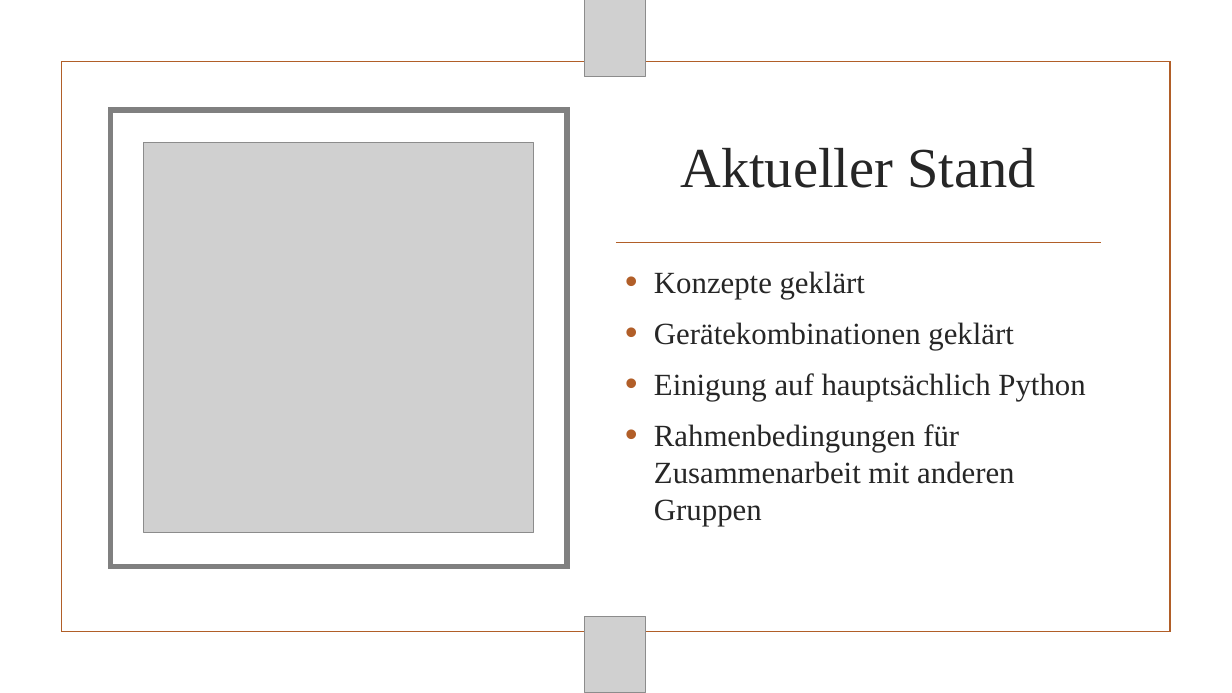
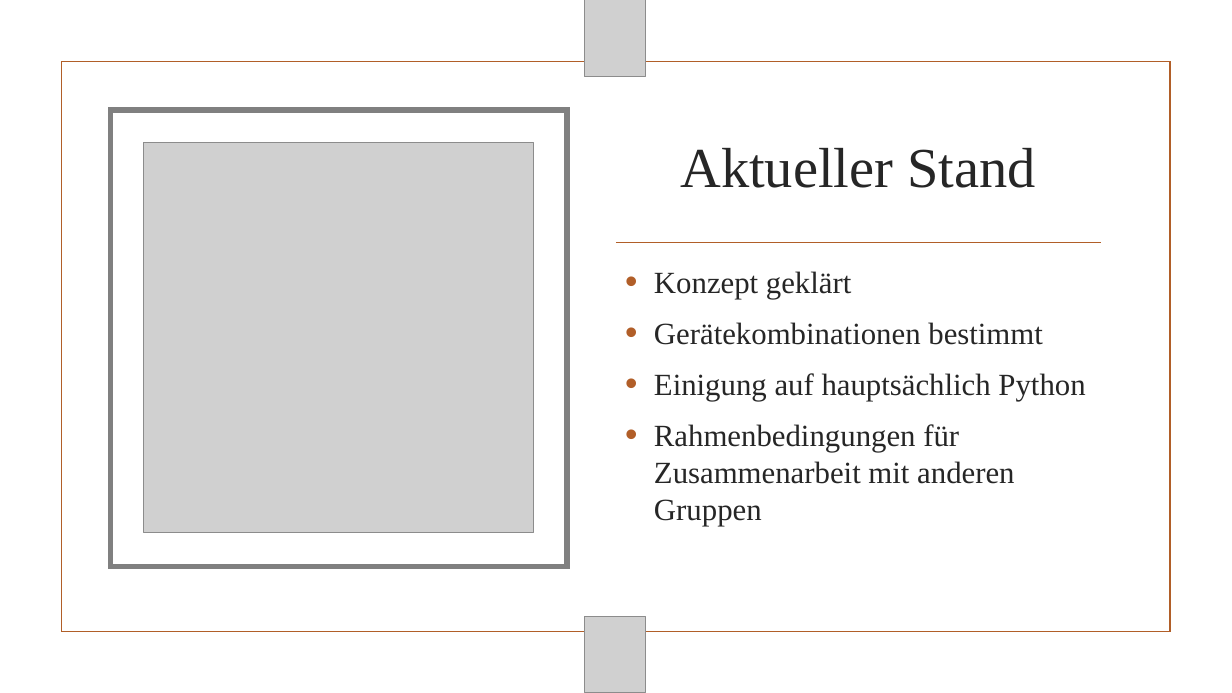
Before and after one commit to TK5-Tim/FreedomDrop, a slide deck: slide 3 of Documents/Presentations/Status/Status_presentation.pptx. Drawn at 1232x693 pixels with LibreOffice and Linux fonts; fonts in the diff are those of the drawing; grey boxes stand for pictures; background and template pictures are left out. Boxes give left, top, right and bottom in pixels: in the first picture for what was removed or moved away, otherwise in the second. Text is boxed around its words. In the diff, an @@ line names an element or a change of style, - is before the commit and + after.

Commit message:
finished Status_presentation.pptx + expanded Journal_Meeting_14_04_20.md + complete Journal_Meeting_15_04_20.md

```diff
--- a/Documents/Presentations/Status/Status_presentation.pptx
+++ b/Documents/Presentations/Status/Status_presentation.pptx
@@ text at (x1=654, y1=271, x2=1043, y2=345): text changed @@
-• Konzepte geklärt
-• Gerätekombinationen geklärt
+• Konzept geklärt
+• Gerätekombinationen bestimmt
```
Also in this commit, not shown: 2 other files.
